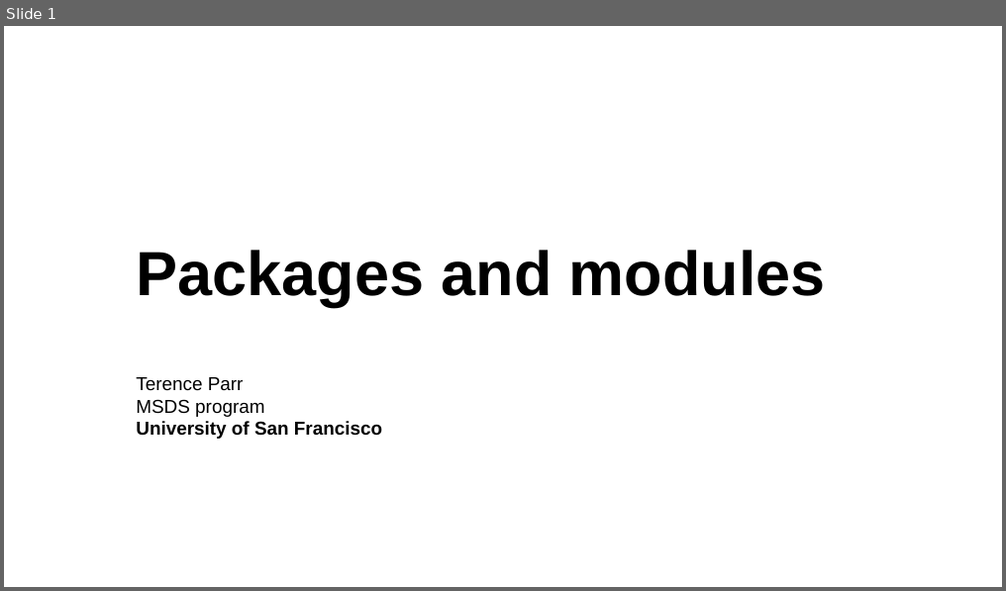
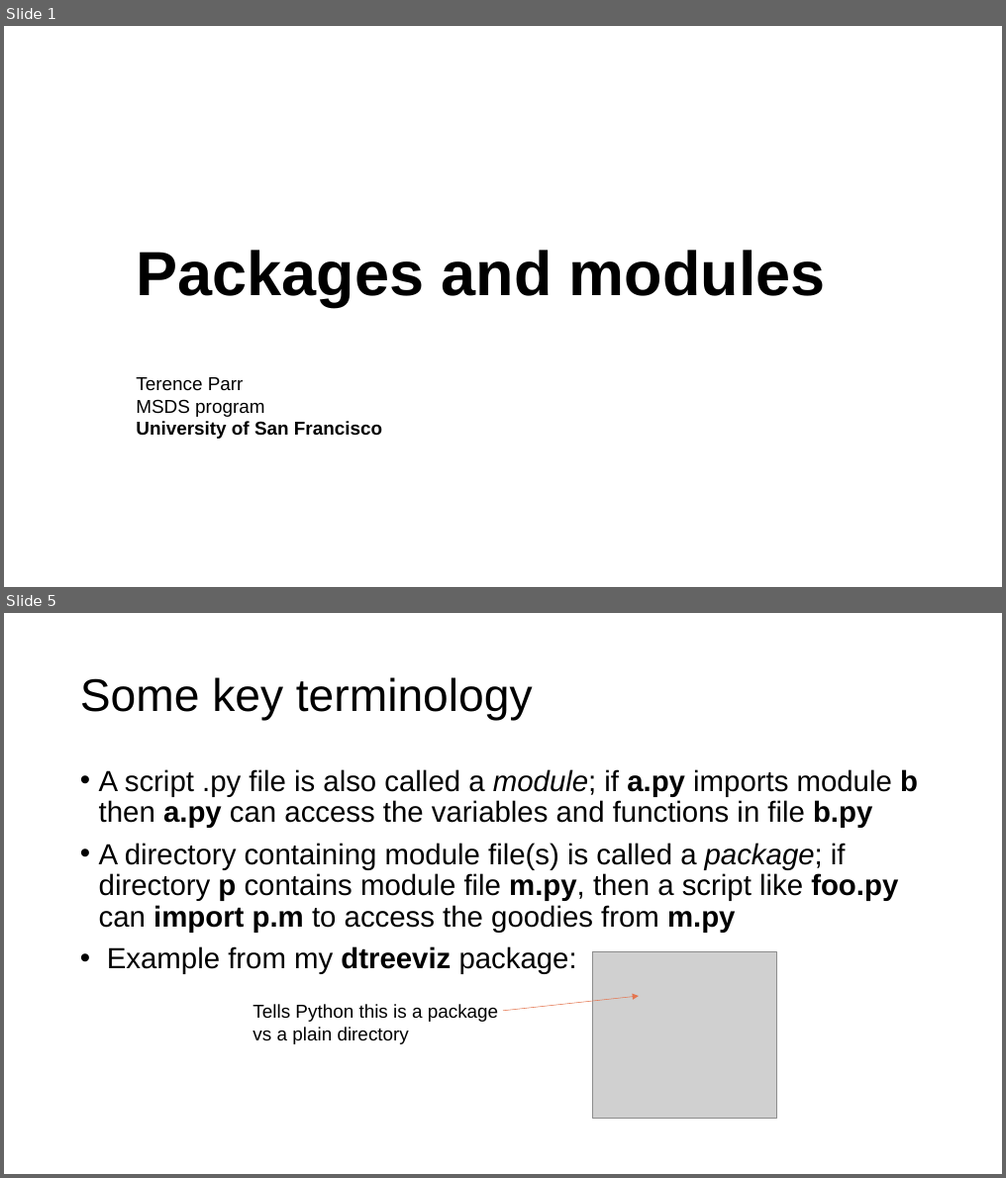
Before and after one commit to parrt/msds501, a slide deck: slides/packages.pptx. Shown one above the other, each under a label of ours: slide 1 before the commit, slides 1 and 5 after it; the slides between them are not shown. The pictures are 1006x591 and 1006x1178 pixels, drawn with LibreOffice and Linux fonts; fonts in the diff are those of the drawing; grey boxes stand for pictures; background and template pictures are left out. Boxes give left, top, right and bottom in pixels: in the first picture for what was removed or moved away, otherwise in the second. Text is boxed around its words. In the diff, an @@ line names an element or a change of style, - is before the commit and + after.

```diff
--- a/slides/packages.pptx
+++ b/slides/packages.pptx
@@ slide 5 added at [4, 613, 1002, 1174], background #FFFFFF @@
@@ title added at [80, 677, 533, 721], 44 pt, text #000000 @@
+Some key terminology
@@ text added at [99, 769, 918, 974], 28 pt, text #000000 @@
+• A script .py file is also called a module; if a.py imports module b then a.py can access the variables and functions in file b.py
+• A directory containing module file(s) is called a package; if directory p contains module file m.py, then a script like foo.py can import p.m to access the goodies from m.py
+• Example from my dtreeviz package:
@@ picture added at [593, 952, 776, 1118] @@
@@ arrow added from (503, 1011) to (639, 996), #E4754F 0.5 pt @@
@@ text added at [252, 1004, 498, 1045], 18 pt, text #000000 @@
+Tells Python this is a package vs a plain directory
```
Also in this commit, not shown: 1 slide changed, 6 other slides added, 1 slide removed, 2 other files.
